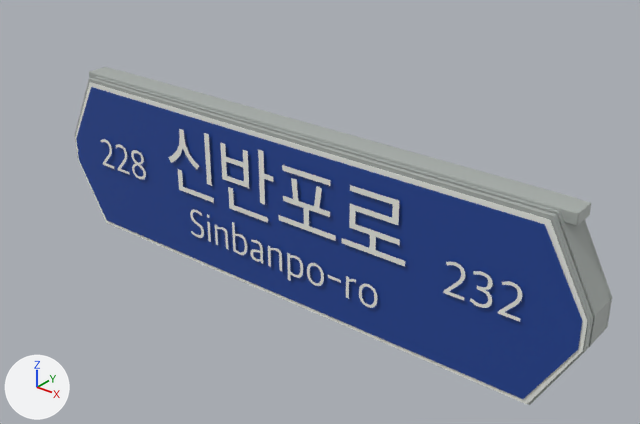
Two versions of the glTF model assets/models/goter-crossing/sinbanpo.glb, one commit apart.
Before and after are seen from a 50 mm lens placed at (0.891, -1.045, 0.817), pointed at (0.058, -0.004, 0.172). The lights are fixed; the arrows at lower left show +X, +Y and +Z. The older version comes first. Where no turn or scale is listed for an object, it has been applied to the vertices. Vertices at exactly the same position are counted once.

Script lines for the objects in view, before the commit:
```python
me_sinbanpo = bpy.data.meshes.new('sinbanpo')
me_sinbanpo.from_pydata(...)  # 1228 vertices, 1288 faces; spans x -0.548..0.548, y -0.049..0.049, z -0.155..0.155
me_sinbanpo.materials.append(mat_defaultmaterial)
ob_sinbanpo = bpy.data.objects.new('sinbanpo', me_sinbanpo)
ob_sinbanpo.location = (0.0, 0.0, 0.155)
```
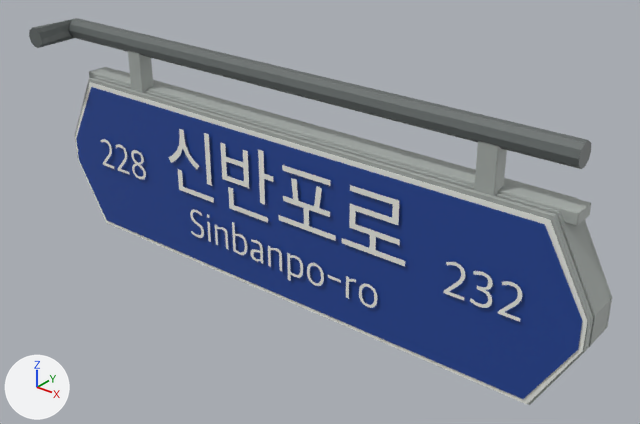
Where the newer file only moved an object's origin or applied its transform, the numbers keep the older frame.

Boxes [x1, y1, x2, y2] around the edits, measured in the pictures (640 x 424 px):
'sinbanpo', reshaped (9% wider, 14% taller): before [75, 67, 612, 405]; after [29, 18, 612, 405]
part 1 of me_sinbanpo, added: after [128, 51, 153, 93]
part 2 of me_sinbanpo, added: after [474, 141, 507, 196]
part 3 of me_sinbanpo, added: after [29, 18, 591, 169]

Patch to the scene script:
```diff
--- a/assets/models/goter-crossing/sinbanpo.glb.py
+++ b/assets/models/goter-crossing/sinbanpo.glb.py
@@ me_sinbanpo @@
 # used by ob_sinbanpo; location = (0.0, 0.0, 0.155)
-me_sinbanpo.from_pydata(...)  # 1228 vertices, 1288 faces; spans x -0.548..0.548, y -0.049..0.049, z -0.155..0.155
+me_sinbanpo.from_pydata(...)  # 1371 vertices, 1561 faces; spans x -0.549..0.547, y -0.109..0.048, z -0.156..0.254
+# me_sinbanpo part 1: a new loose piece of 56 vertices spanning x -0.366..-0.334, y -0.032..-0.004, z 0.138..0.236, in mat_defaultmaterial
+# me_sinbanpo part 2: a new loose piece of 56 vertices spanning x 0.354..0.386, y -0.032..-0.004, z 0.138..0.236, in mat_defaultmaterial
+# me_sinbanpo part 3: a new loose piece of 30 vertices spanning x -0.549..0.5, y -0.109..0.001, z 0.217..0.254, in mat_defaultmaterial
+# other edits to the shape of me_sinbanpo do not show in these pictures
 me_sinbanpo.materials.append(mat_defaultmaterial)
```
